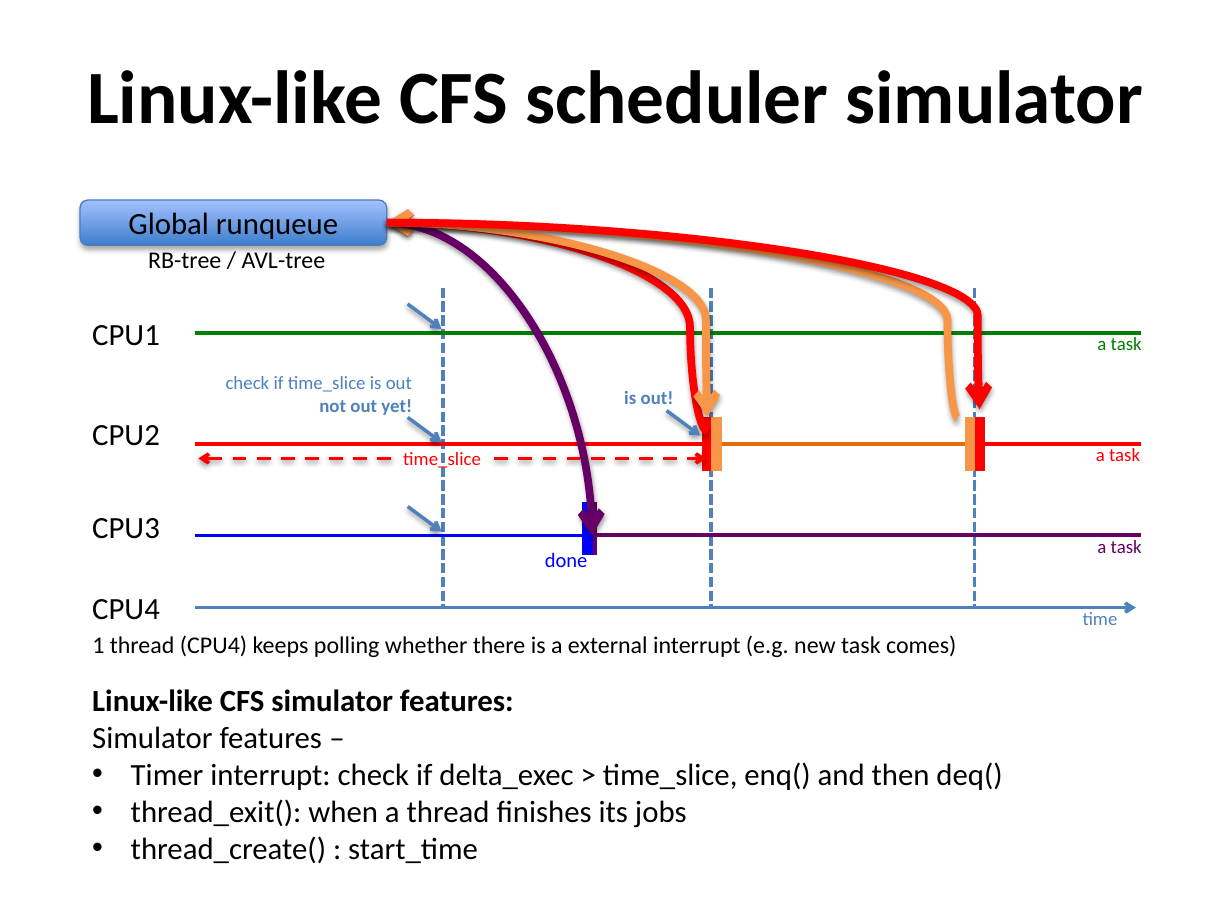
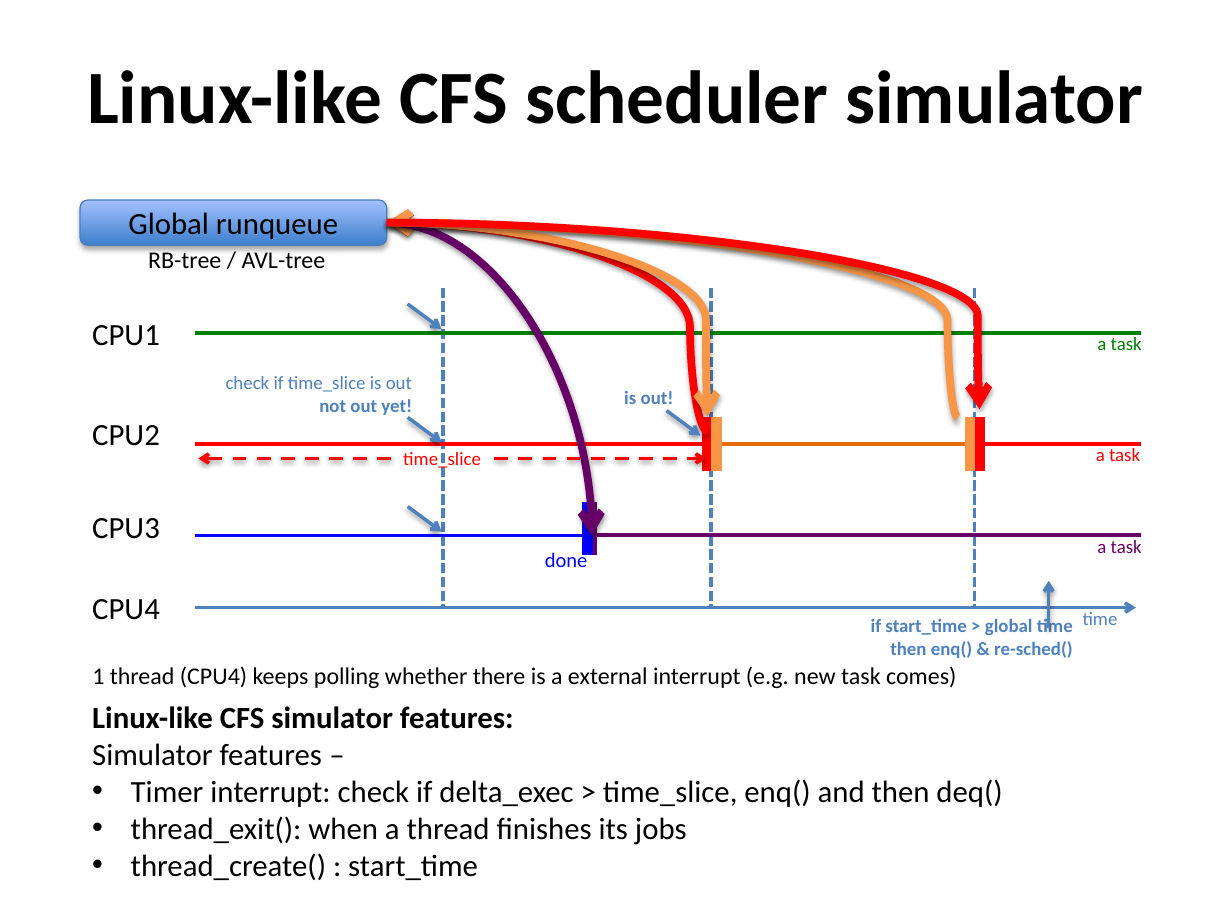
Before and after one commit to caomincan/CFSLockFreeRBTree, a slide deck: slide 12 of MPP_final_ppt.pptx. Drawn at 1232x924 pixels with LibreOffice and Linux fonts; fonts in the diff are those of the drawing. Boxes give left, top, right and bottom in pixels: in the first picture for what was removed or moved away, otherwise in the second. Text is boxed around its words. In the diff, an @@ line names an element or a change of style, - is before the commit and + after.

```diff
--- a/MPP_final_ppt.pptx
+++ b/MPP_final_ppt.pptx
@@ arrow added from (1048, 628) to (1048, 580), #4F81BD 2 pt @@
@@ text added at [871,617,1073,658], 11 pt, text #4F81BD, bold @@
+if start_time > global time
+then enq() & re-sched()
@@ text "1 thread (CPU4) keeps polling ...": place and size @@
-text "1 thread (CPU4) keeps polling ..." at [92,635,956,657]
+text "1 thread (CPU4) keeps polling ..." at [92,666,956,688]
@@ text "Linux-like CFS simulator features:": place and size @@
-text "Linux-like CFS simulator features:" at [92,689,1002,863]
+text "Linux-like CFS simulator features:" at [92,706,1002,880]
```
Also in this commit, not shown: 3 other slides changed, 1 other file.
